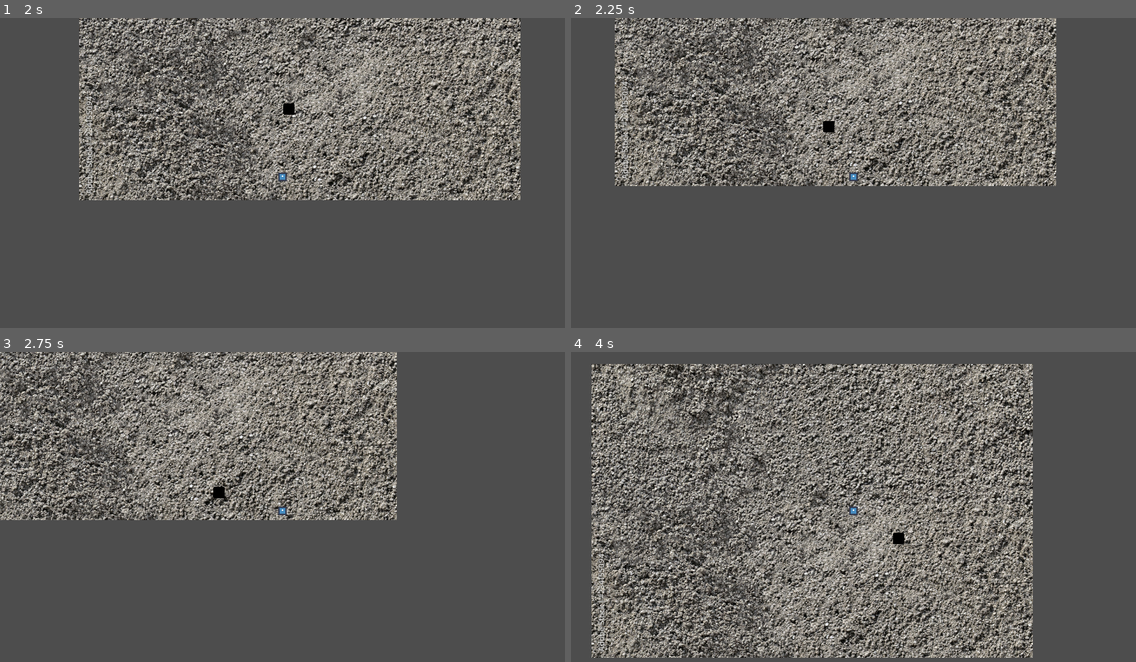
Above: before the commit, frames 1-4 (two rows, left to right).
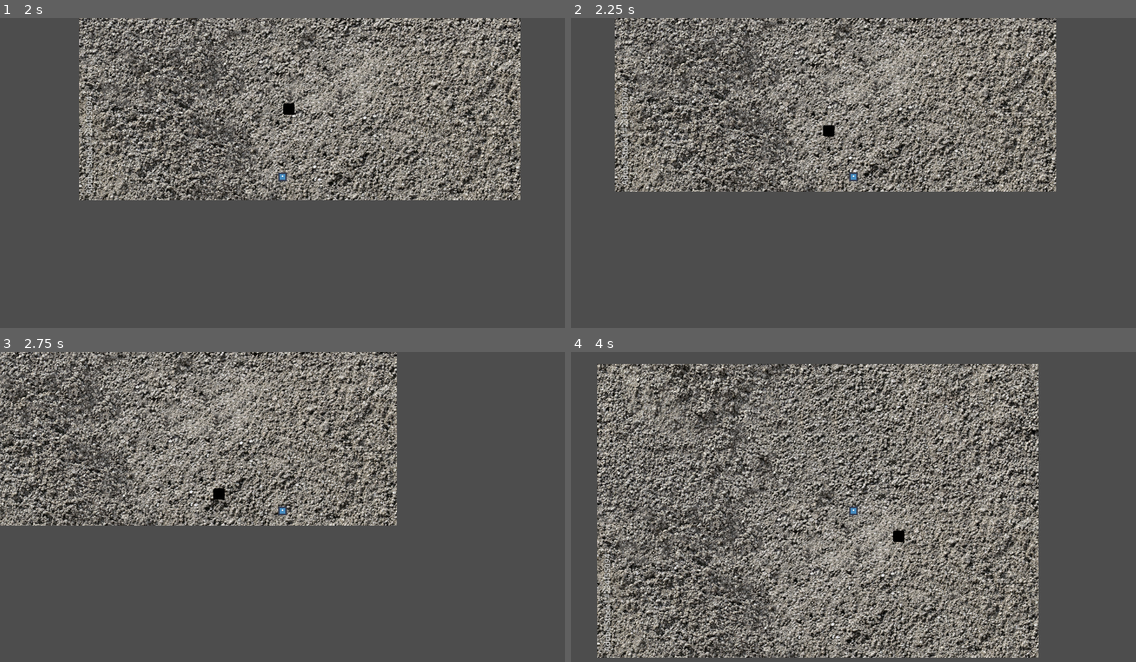
Above: after the commit, the same moments.

Repository: lokasc/rsPrototype
Game: Godot game, scene res://main.tscn
Same seed, same stepped clock (60 frames per second), same inputs: the game is played once before the commit and once after it. The engine's default icon, where the game draws it, is replaced by a stand-in: a white triangle on a blue panel in a dark square.
Inputs (mouse positions are in pixels of both pictures, inside the frame that each line leads up to):
- Up to frame 1 (2 s): move the mouse to (406, 160) at 0.52 s; hold D (right) 0.53-1.28 s; click (406, 160) at 0.6 s; move the mouse to (169, 191) at 1.27 s; hold S (down) from 1.28 s (still down); click (169, 191) at 1.35 s
- Up to frame 2 (2.25 s): move the mouse to (910, 107) at 2.02 s; release S (down) at 2.03 s; hold D (right) from 2.03 s (still down); click (910, 107) at 2.1 s
- Up to frame 3 (2.75 s): keep holding D (right)
- Up to frame 4 (4 s): move the mouse to (825, 575) at 2.77 s; release D (right) at 2.78 s; hold W (up) 2.78-3.53 s; click (825, 575) at 2.85 s; move the mouse to (1023, 559) at 3.52 s; hold A (left) from 3.53 s (still down); click (1023, 559) at 3.6 s

Frame 1 is identical in both runs. In frame 2, 33% of the frame differs, in the area x 7-86%, y 0-57%; in frame 3, 30%; in frame 4, 57%, in the area x 3-83%, y 3-99%.

Commit message:
Changing Movement code for normalization
The code is now simpler and is normalised

Diff:
--- a/player_controller.gd
+++ b/player_controller.gd
@@ -28,21 +28,13 @@
 
 func _physics_process(delta):
 	# Create a vector input for reference
-	var direction : Vector2 = Vector2(
-		Input.get_axis("left", "right"),
-		Input.get_axis("down", "up")
-	)
+	var direction : Vector2 = Input.get_vector("left", "right", "up", "down")
 
 	# Movement
-	if direction.x:
-		velocity.x = direction.x * SPEED
+	if direction:
+		velocity = direction * SPEED
 	else:
-		velocity.x = move_toward(velocity.x, 0, DECELERATION)
-
-	if direction.y:
-		velocity.y = direction.y * SPEED * -1
-	else:
-		velocity.y = move_toward(velocity.y, 0, DECELERATION)
+		velocity = velocity.move_toward(Vector2.ZERO,DECELERATION)
 
 	move_and_slide()
 
